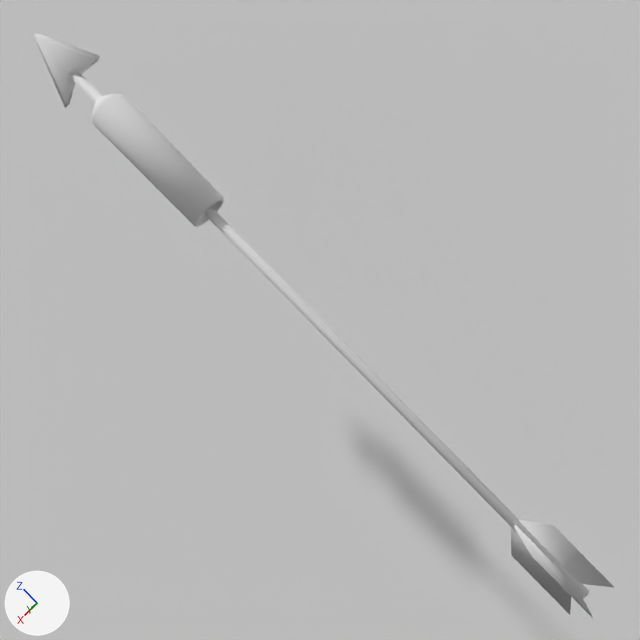
What one commit did to the Blender file BlendFiles/SmokeArrow.blend.
Rendered twice from the file's camera 'Camera.001'. Lighting does not change. The marker at lower left points along +X, +Y and +Z.
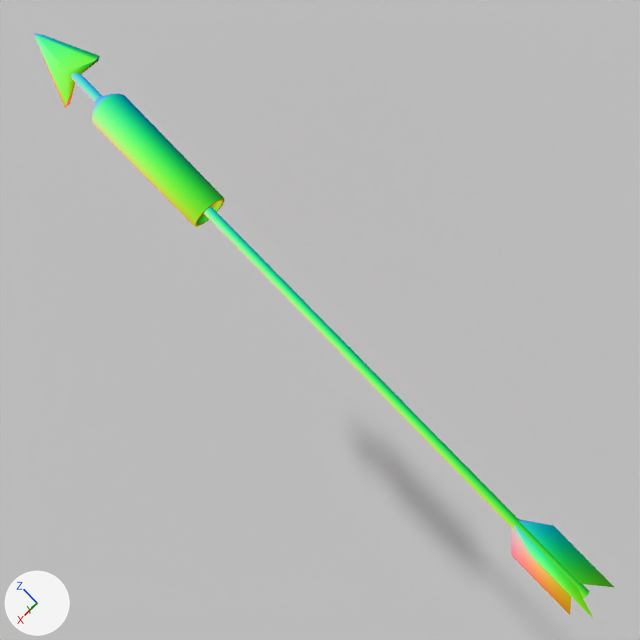
What changed in the scene script:
```text
Add img_normal:
    img_normal = load_image('normal', '_unpacked/SmokeArrow_n.png', 1024, 1024, 'sRGB')
Change mat_material:
    remove n0 = _N.new('ShaderNodeOutputMaterial'); n0.name = 'Material Output.001'
    remove n1 = _N.new('ShaderNodeBsdfDiffuse'); n1.name = 'Diffuse BSDF'
    remove _L.new(n1.outputs[0], n0.inputs[0])  # 'BSDF' to 'Surface'
    add n2 = _N.new('ShaderNodeOutputMaterial'); n2.name = 'Material Output'
    add n3 = _N.new('ShaderNodeTexImage'); n3.name = 'Image Texture'
    add n3.image = img_normal
    add _L.new(n3.outputs[0], n2.inputs[0])  # 'Color' to 'Surface'
```

Changed parts and their boxes [x1, y1, x2, y2] in the pictures (640 x 640 px):
'Cube', surface changed (grey to green)
    both: [34, 34, 614, 618]
